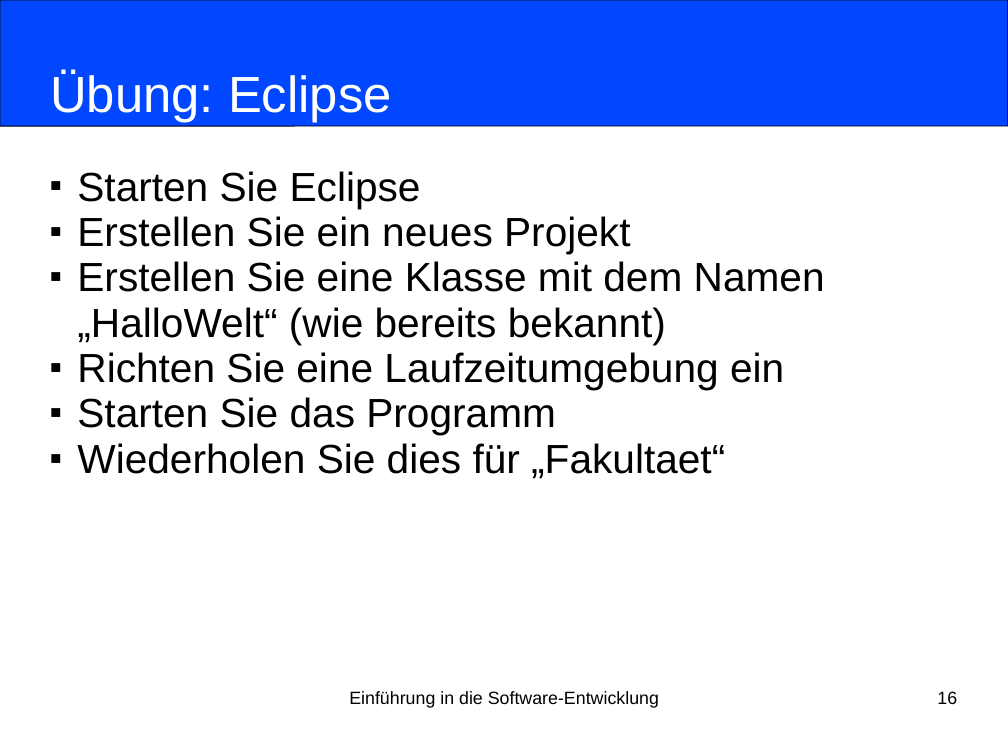
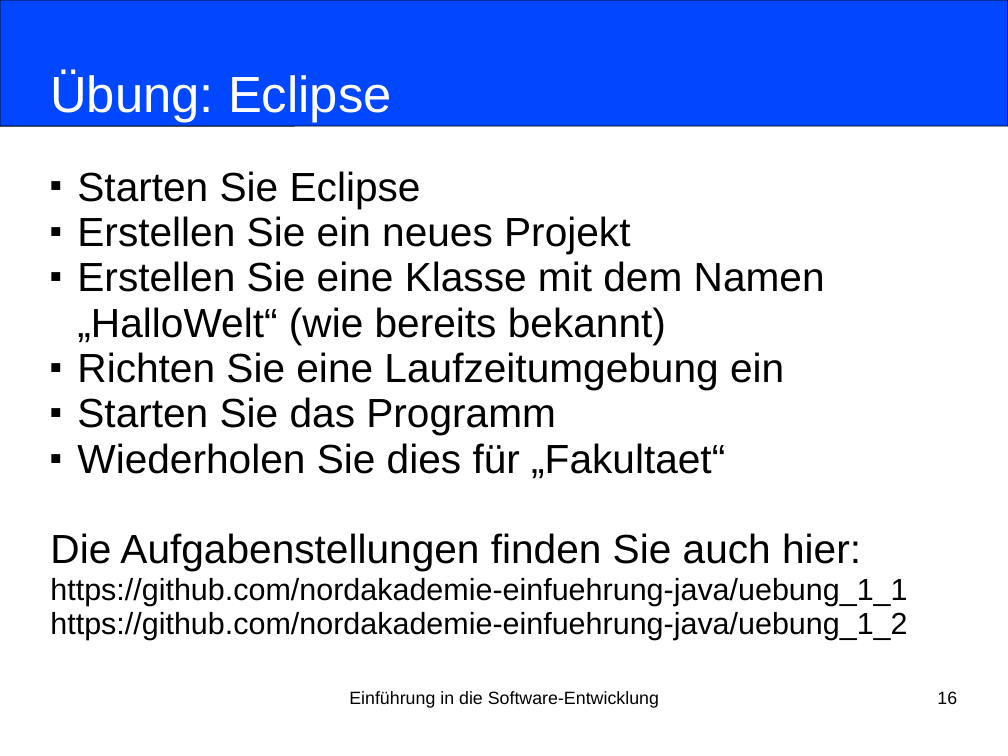
Before and after one commit to nordakademie-einfuehrung-java/vorlesungsskript, a slide deck: slide 16 of folien/Semester_03_Termin_01_Kapitel01.ppt. Drawn at 1008x756 pixels with LibreOffice and Linux fonts; fonts in the diff are those of the drawing. Boxes give left, top, right and bottom in pixels: in the first picture for what was removed or moved away, otherwise in the second. Text is boxed around its words. In the diff, an @@ line names an element or a change of style, - is before the commit and + after.

Commit message:
github introduction added

```diff
--- a/folien/Semester_03_Termin_01_Kapitel01.ppt
+++ b/folien/Semester_03_Termin_01_Kapitel01.ppt
@@ subtitle at bbox=[50, 533, 907, 640]: paragraphs added @@
+Die Aufgabenstellungen finden Sie auch hier:
+https://github.com/nordakademie-einfuehrung-java/uebung_1_1
+https://github.com/nordakademie-einfuehrung-java/uebung_1_2
```
Also in this commit, not shown: 1 other file.
